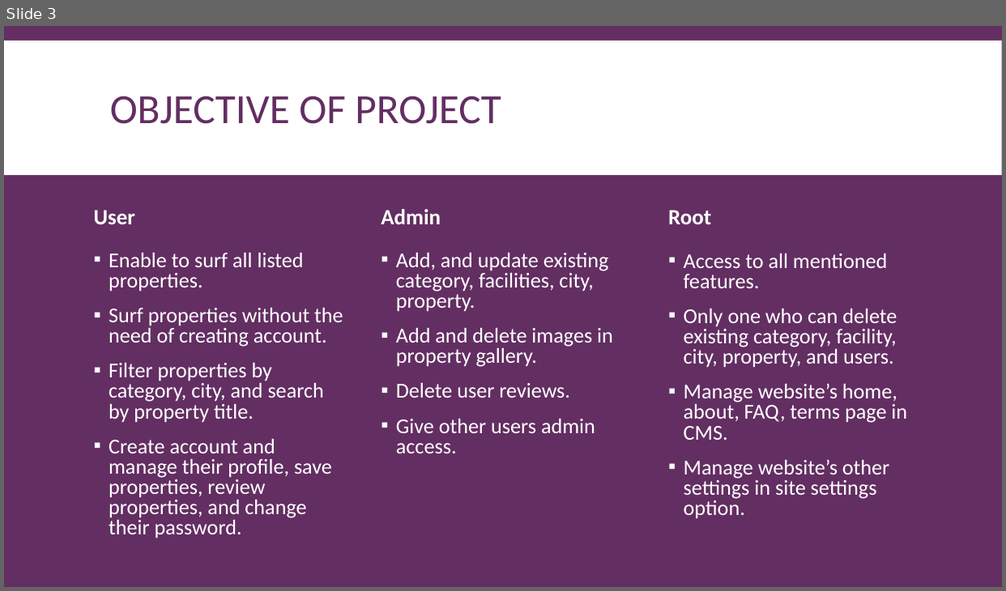
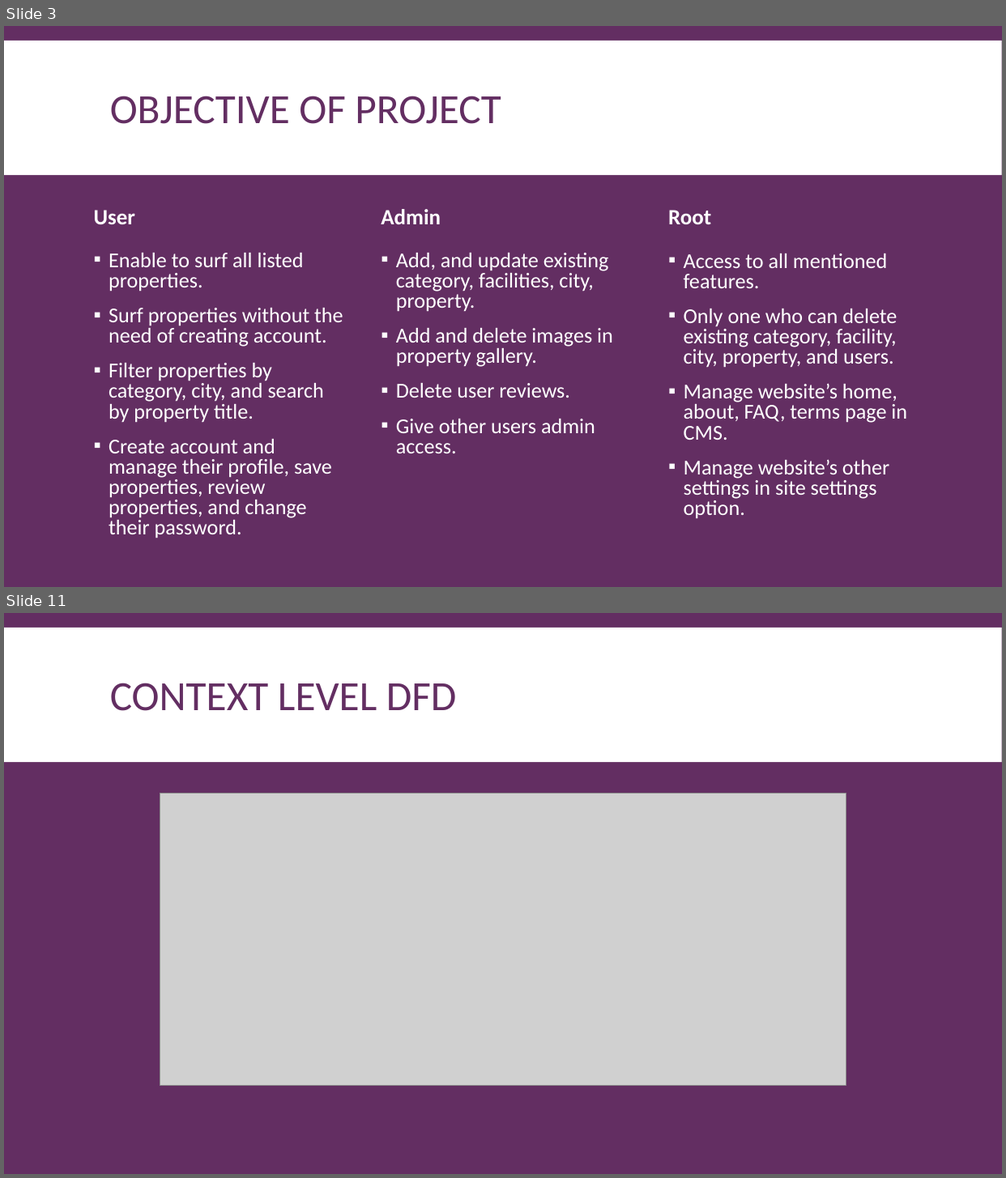
Before and after one commit to yudai-sasaki-94/laravel_real_estate_site, a slide deck: Documentation/DocumentationPresentation.pptx. Shown one above the other, each under a label of ours: slide 3 before the commit, slides 3 and 11 after it; the slides between them are not shown. The pictures are 1006x591 and 1006x1178 pixels, drawn with LibreOffice and Linux fonts; fonts in the diff are those of the drawing; grey boxes stand for pictures. Boxes give left, top, right and bottom in pixels: in the first picture for what was removed or moved away, otherwise in the second. Text is boxed around its words. In the diff, an @@ line names an element or a change of style, - is before the commit and + after.

```diff
--- a/Documentation/DocumentationPresentation.pptx
+++ b/Documentation/DocumentationPresentation.pptx
@@ slide 11 added at box(4, 613, 1002, 1174), background #632E62; not listed: 1 template element that a slide beside it also shows @@
@@ title added at box(110, 683, 457, 711), 40 pt, text #632E62 @@
+CONTEXT LEVEL DFD
@@ picture added at box(160, 794, 846, 1085) @@
```
Also in this commit, not shown: 1 slide changed, 6 other slides added, 2 other files.
